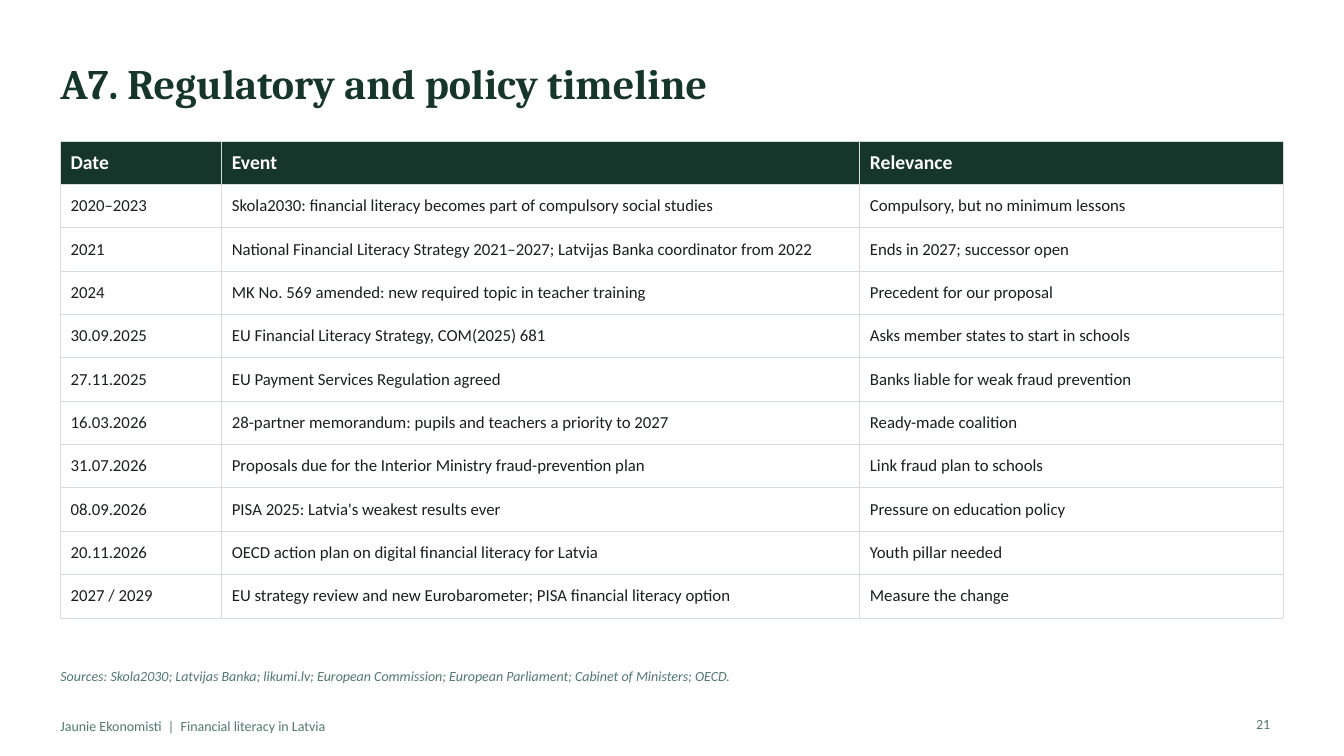
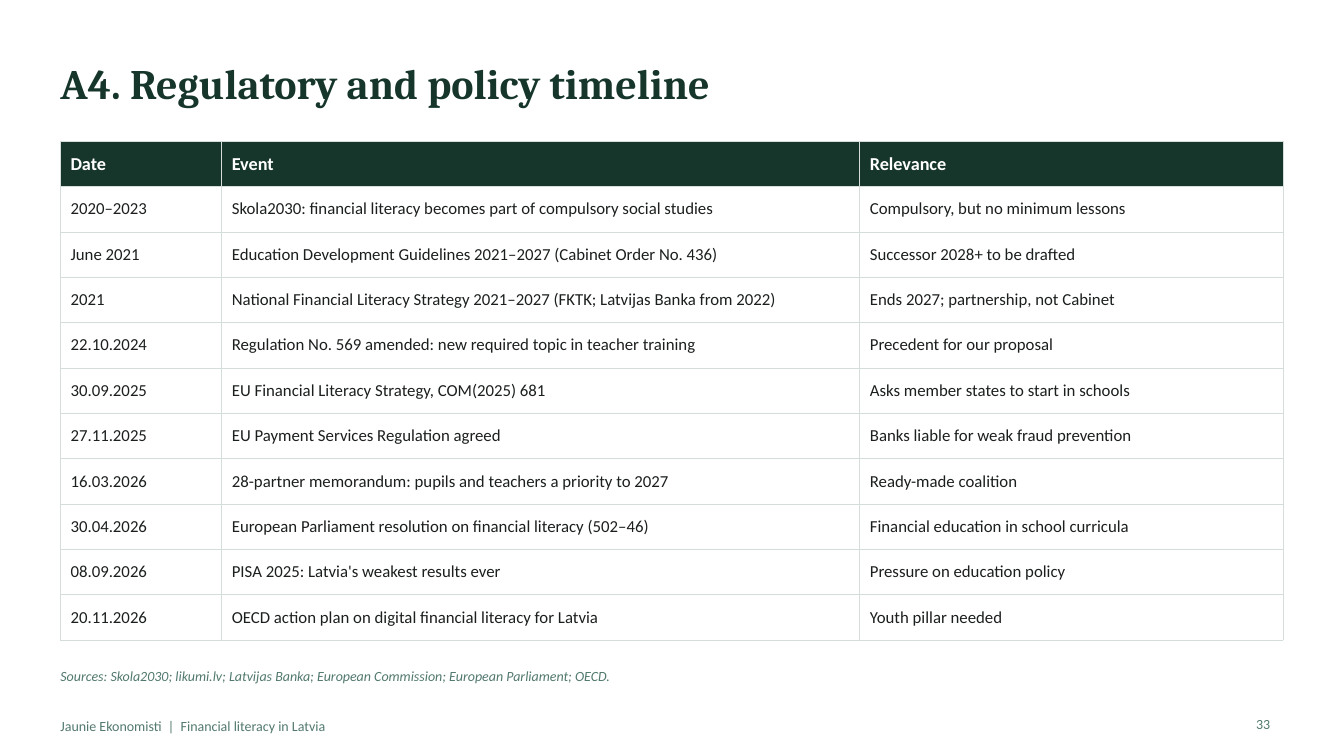
Before and after one commit to ArtisLV890/Elective-Impact-Making-for-the-Competitiveness-and-Data-Driven-Decisions-2026-2027, a slide deck: slide 33 of financial-literacy/presentation/Financial literacy in Latvia - presentation.pptx (slide 21 before the commit). Drawn at 1344x756 pixels with LibreOffice and Linux fonts; fonts in the diff are those of the drawing. Boxes give left, top, right and bottom in pixels: in the first picture for what was removed or moved away, otherwise in the second. Text is boxed around its words. In the diff, an @@ line names an element or a change of style, - is before the commit and + after.

```diff
--- a/financial-literacy/presentation/Financial literacy in Latvia - presentation.pptx
+++ b/financial-literacy/presentation/Financial literacy in Latvia - presentation.pptx
@@ title at bbox=[60, 69, 710, 109]: text changed @@
-A7. Regulatory and policy timeline
+A4. Regulatory and policy timeline
@@ table at bbox=[60, 141, 1284, 630] @@
-row 3: 2021 | National Financial Literacy Strategy 2021–2027; Latvijas Banka coordinator from 2022 | Ends in 2027; successor open
-row 4: 2024 | MK No. 569 amended: new required topic in teacher training | Precedent for our proposal
+row 3: June 2021 | Education Development Guidelines 2021–2027 (Cabinet Order No. 436) | Successor 2028+ to be drafted
+row 4: 2021 | National Financial Literacy Strategy 2021–2027 (FKTK; Latvijas Banka from 2022) | Ends 2027; partnership, not Cabinet
+row 5: 22.10.2024 | Regulation No. 569 amended: new required topic in teacher training | Precedent for our proposal
-row 8: 31.07.2026 | Proposals due for the Interior Ministry fraud-prevention plan | Link fraud plan to schools
+row 9: 30.04.2026 | European Parliament resolution on financial literacy (502–46) | Financial education in school curricula
-row 11: 2027 / 2029 | EU strategy review and new Eurobarometer; PISA financial literacy option | Measure the change
@@ size 14 to 13 pt in "Date", "Event", "Relevance" @@
@@ text at bbox=[60, 671, 610, 684]: text changed @@
-Sources: Skola2030; Latvijas Banka; likumi.lv; European Commission; European Parliament; Cabinet of Ministers; OECD.
+Sources: Skola2030; likumi.lv; Latvijas Banka; European Commission; European Parliament; OECD.
@@ page number at bbox=[1256, 720, 1270, 729]: text changed @@
-21
+33
```
Also in this commit, not shown: 17 other slides changed, 15 slides added, 3 slides removed, 3 other files.
